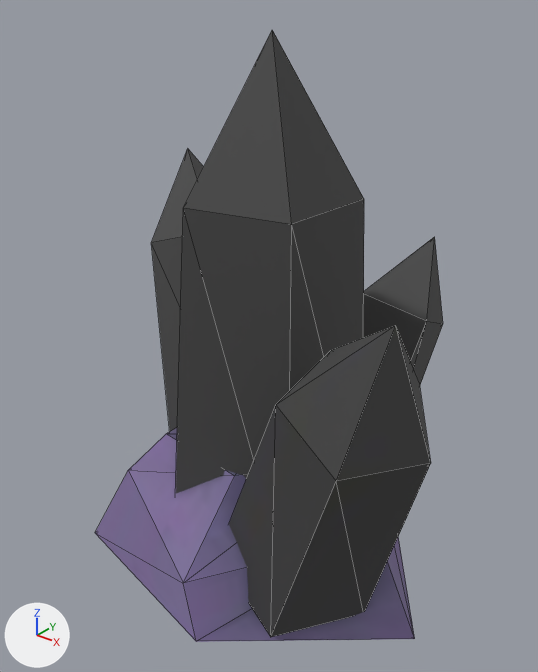
Renders of the glTF model jogo/assets/modelos/itens/recursos/cristal_bruto.glb from each side of a commit.
Both versions are drawn from a 50 mm lens placed at (0.189, -0.244, 0.258), pointed at (-0.001, -0.007, 0.111). The axes (+X, +Y, +Z) are drawn at lower left. The lights are the same throughout. The older version comes first. Mesh edges are drawn as thin lines. Where no turn or scale is listed for an object, it has been applied to the vertices. Vertices at exactly the same position are counted once.

In view in the first picture: 'cristal_bruto_corpo'.
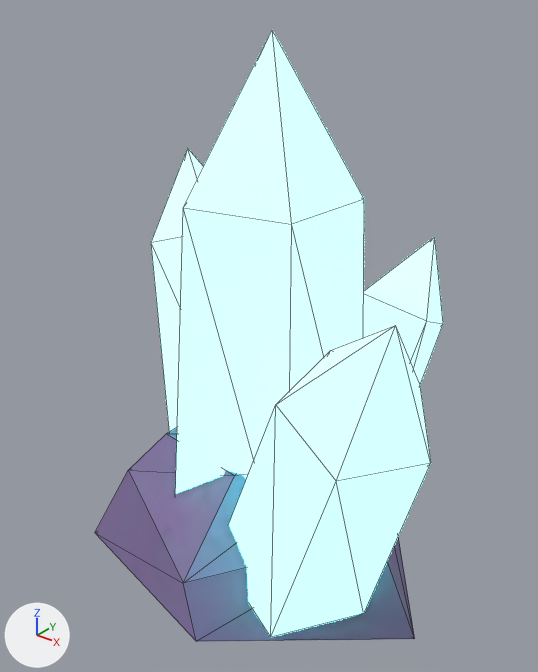
What differs and where, as boxes (x1, y1, x2, y2) in the pictures (538 x 672 px):
part 1 of me_cristal_bruto_corpo, recoloured (lighter): (151, 30, 443, 637) in both

The change, as a list of edits to the scene's bpy script:
```text
Add mat_p_cristal_002:
    mat_p_cristal_002 = principled_material('P_Cristal.002')
    mat_p_cristal_002.base_color = (0.15, 1.0, 0.75)  # cyan #6cffe1
    mat_p_cristal_002.roughness = 0.7
    mat_p_cristal_002.emission_color = (0.15, 1.0, 0.75)  # cyan #6cffe1
    mat_p_cristal_002.emission_strength = 4.0
Change me_cristal_bruto_corpo:
    where me_cristal_bruto_corpo.from_pydata(...)  # 58 vertices, 96 faces; spans x -0.105..0.105, y -0.088..0.088, z 0.0..0.24
    used by ob_cristal_bruto_corpo; location = (0.0, 0.0, 0.0)
    me_cristal_bruto_corpo part 1: 68 of the faces centred in x -0.095..0.096, y -0.076..0.086, z 0.013..0.199 switch from mat_cristal_bruto_tex (picture img_cristal_bruto_tex) to mat_p_cristal_002 (cyan #6cffe1, glowing cyan #6cffe1)
```
